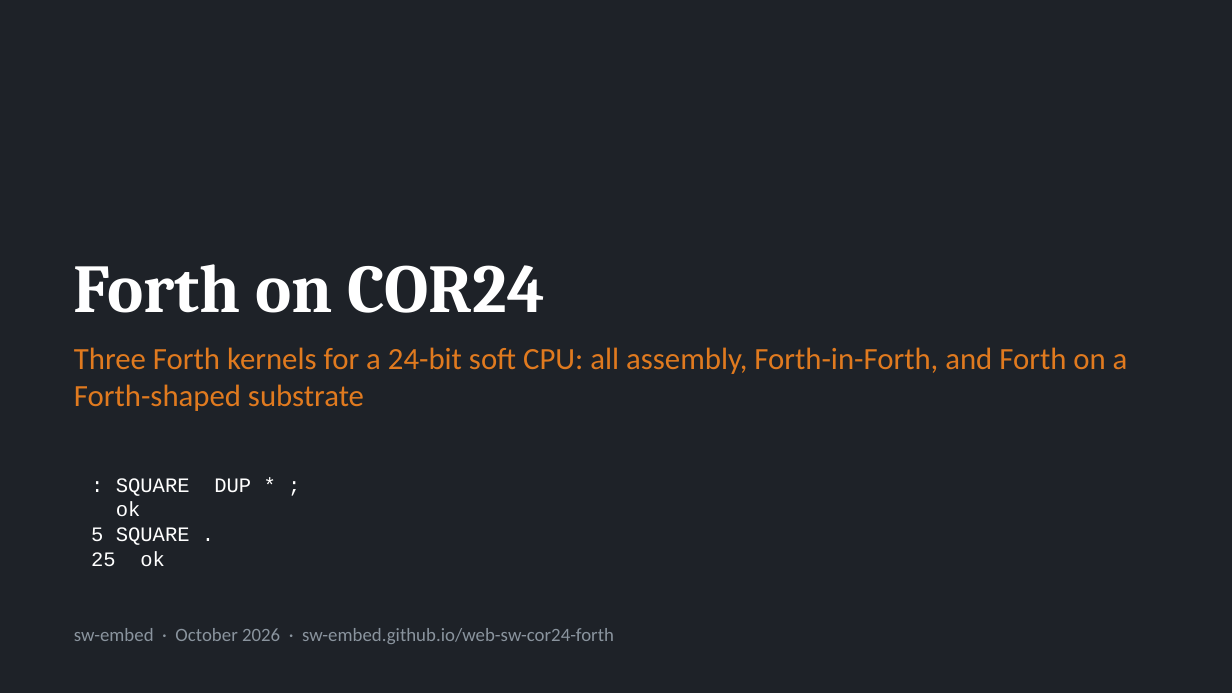
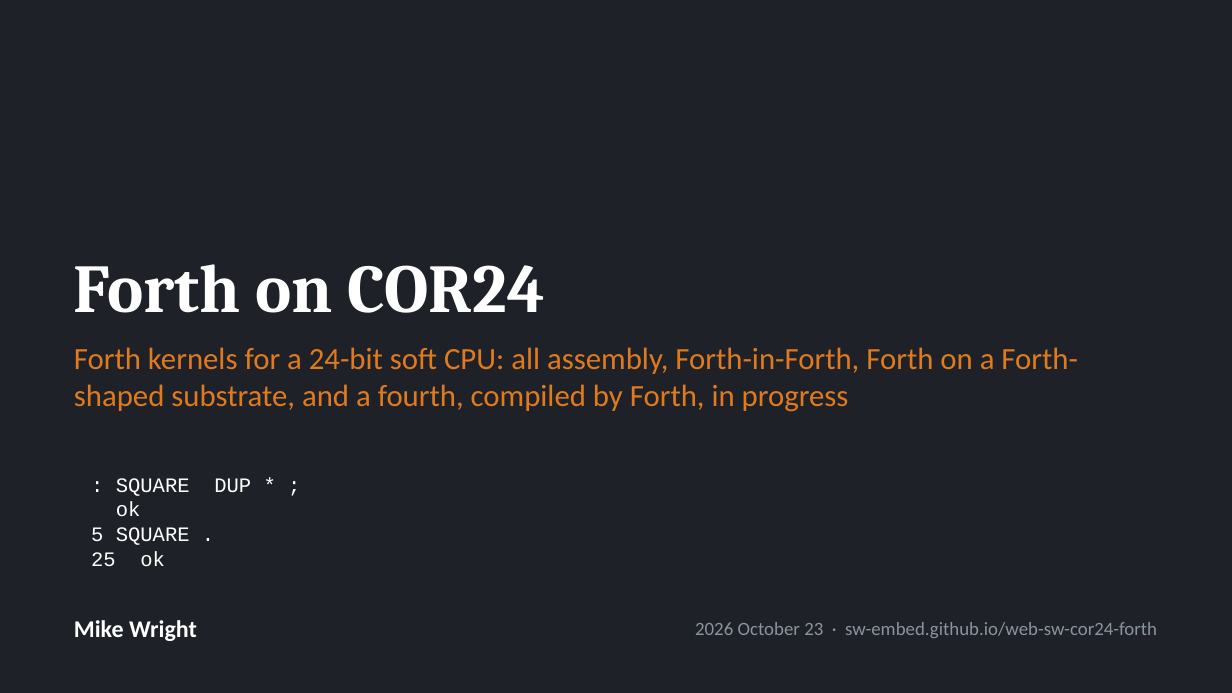
Before and after one commit to sw-embed/sw-cor24-forth, a slide deck: slide 1 of docs/presentation/forth-on-cor24.pptx. Drawn at 1232x693 pixels with LibreOffice and Linux fonts; fonts in the diff are those of the drawing. Boxes give left, top, right and bottom in pixels: in the first picture for what was removed or moved away, otherwise in the second. Text is boxed around its words. In the diff, an @@ line names an element or a change of style, - is before the commit and + after.

```diff
--- a/docs/presentation/forth-on-cor24.pptx
+++ b/docs/presentation/forth-on-cor24.pptx
@@ text at (x1=74, y1=347, x2=1078, y2=412): text changed @@
-Three Forth kernels for a 24-bit soft CPU: all assembly, Forth-in-Forth, and Forth on a Forth-shaped substrate
+Forth kernels for a 24-bit soft CPU: all assembly, Forth-in-Forth, Forth on a Forth-shaped substrate, and a fourth, compiled by Forth, in progress
@@ text added at (x1=74, y1=620, x2=197, y2=641), 14 pt, text #FFFFFF, bold @@
+Mike Wright
@@ text at (x1=695, y1=622, x2=1157, y2=638): text changed @@
-sw-embed · October 2026 · sw-embed.github.io/web-sw-cor24-forth
+2026 October 23 · sw-embed.github.io/web-sw-cor24-forth
```
Also in this commit, not shown: 2 other slides changed, 1 slide added, 13 other files.
